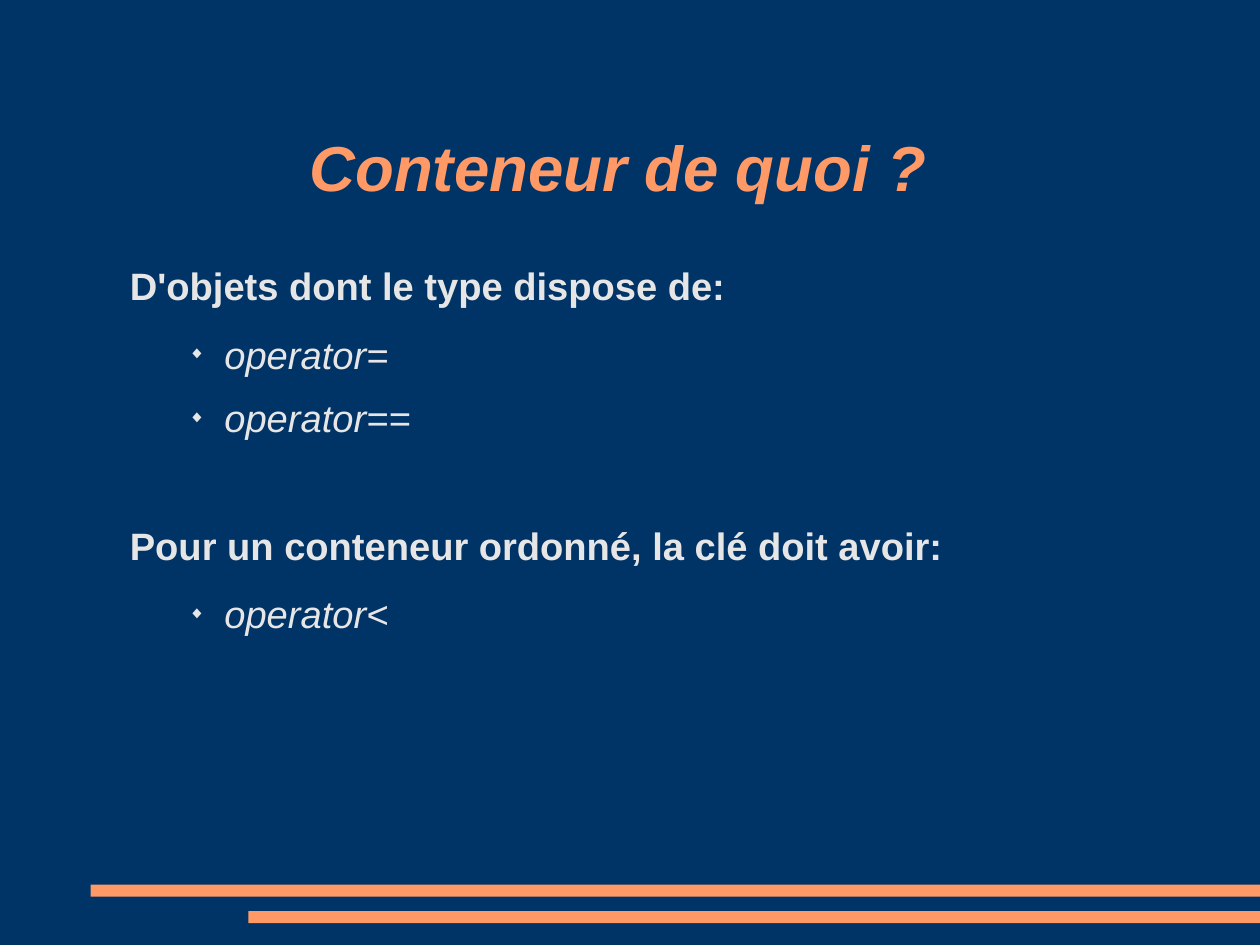
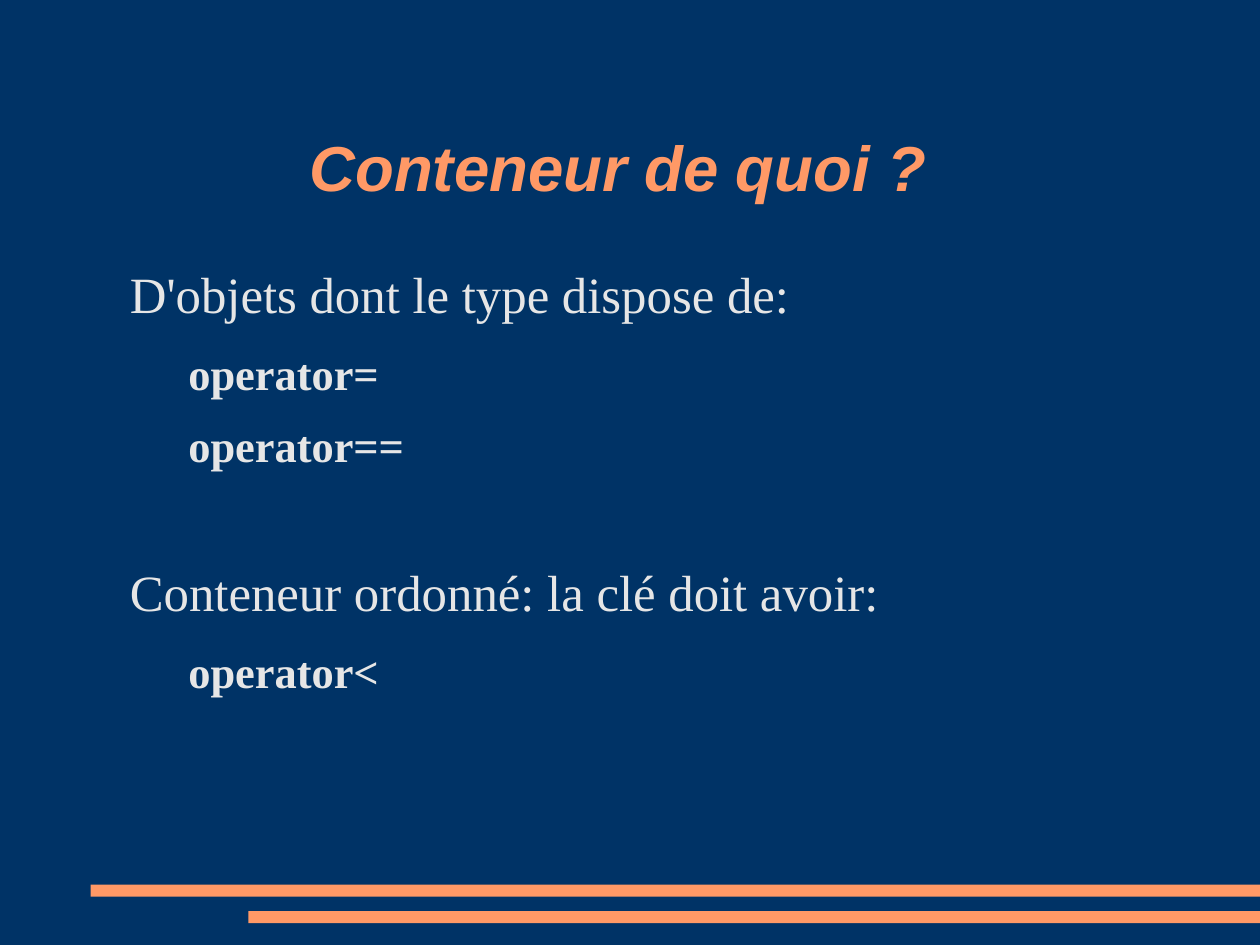
Before and after one commit to manu5801/cours-cplusplus, a slide deck: slide 5 of stl/stl.odp. Drawn at 1260x945 pixels with LibreOffice and Linux fonts; fonts in the diff are those of the drawing. Boxes give left, top, right and bottom in pixels: in the first picture for what was removed or moved away, otherwise in the second. Text is boxed around its words. In the diff, an @@ line names an element or a change of style, - is before the commit and + after.

```diff
--- a/stl/stl.odp
+++ b/stl/stl.odp
@@ text at <box>130,277,789,697</box>: size 24 to 32 pt, bold off in "D'objets dont le type dispose de:"; font Arial to Times New Roman in "D'objets dont le type dispose de:", "operator=", "operator==", "operator<"; size 24 to 28 pt, bold on, italic off in "operator=", "operator==", "operator<"; bullet ◆ to none; list level 2 to 1 in "operator="; list level 2 to 1 in "operator=="; list level 2 to 1 in "operator<" @@
@@ text at <box>130,575,878,612</box>: text changed; size 24 to 32 pt; font Arial to Times New Roman; bold off @@
-Pour un conteneur ordonné, la clé doit avoir:
+Conteneur ordonné: la clé doit avoir:
```
Also in this commit, not shown: 20 other slides changed, 2 slides added, 3 slides removed, 9 other files.
